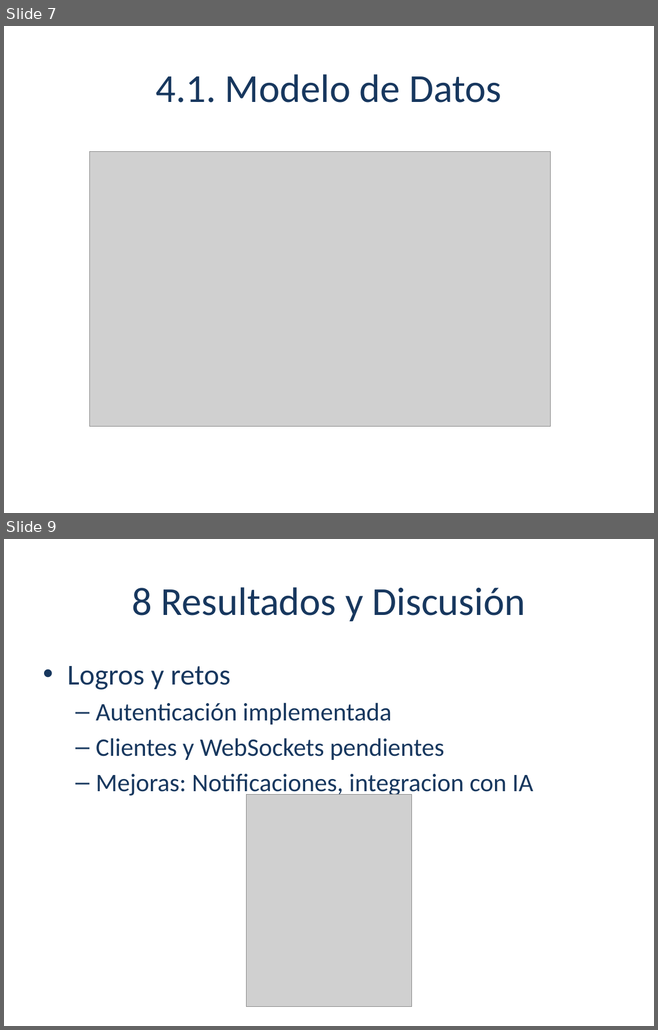
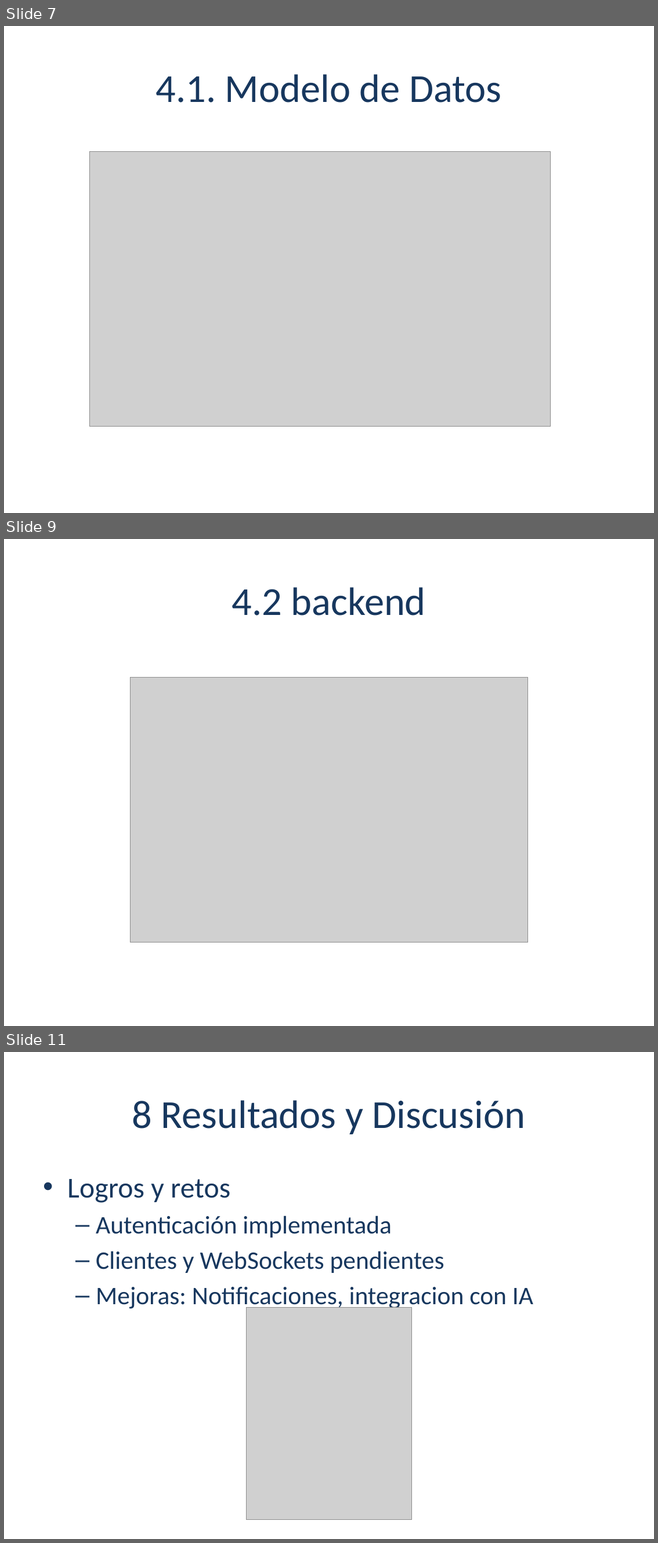
Before and after one commit to Nachetto/2damnotebook, a slide deck: TFG/Finale/GamingHub_TFG_Presentacion.pptx. Shown one above the other, each under a label of ours: slides 7 and 9 before the commit, slides 7, 9 and 11 after it; the slides between them are not shown. The pictures are 658x1030 and 658x1543 pixels, drawn with LibreOffice and Linux fonts; fonts in the diff are those of the drawing; grey boxes stand for pictures; background and template pictures are left out. Boxes give left, top, right and bottom in pixels: in the first picture for what was removed or moved away, otherwise in the second. Text is boxed around its words. In the diff, an @@ line names an element or a change of style, - is before the commit and + after.

```diff
--- a/TFG/Finale/GamingHub_TFG_Presentacion.pptx
+++ b/TFG/Finale/GamingHub_TFG_Presentacion.pptx
@@ slide 9 added at box(4, 539, 654, 1026), background picture (left out) @@
@@ title added at box(231, 587, 426, 616), 44 pt, text #17375E @@
+4.2 backend
@@ picture added at box(130, 678, 528, 943) @@
@@ what was slide 9 is now slide 11 @@
```
Also in this commit, not shown: 3 slides changed, 1 other slide added.
